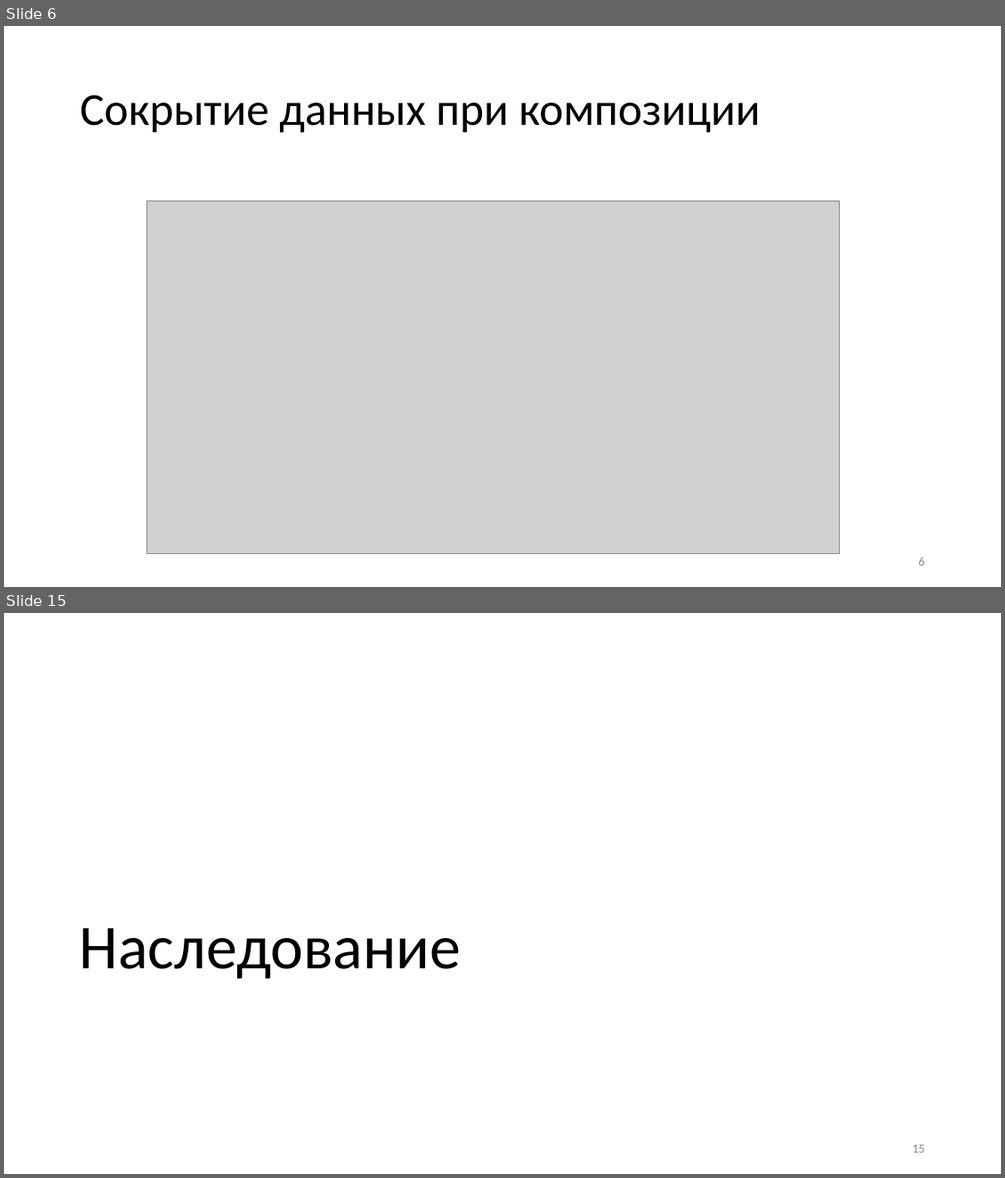
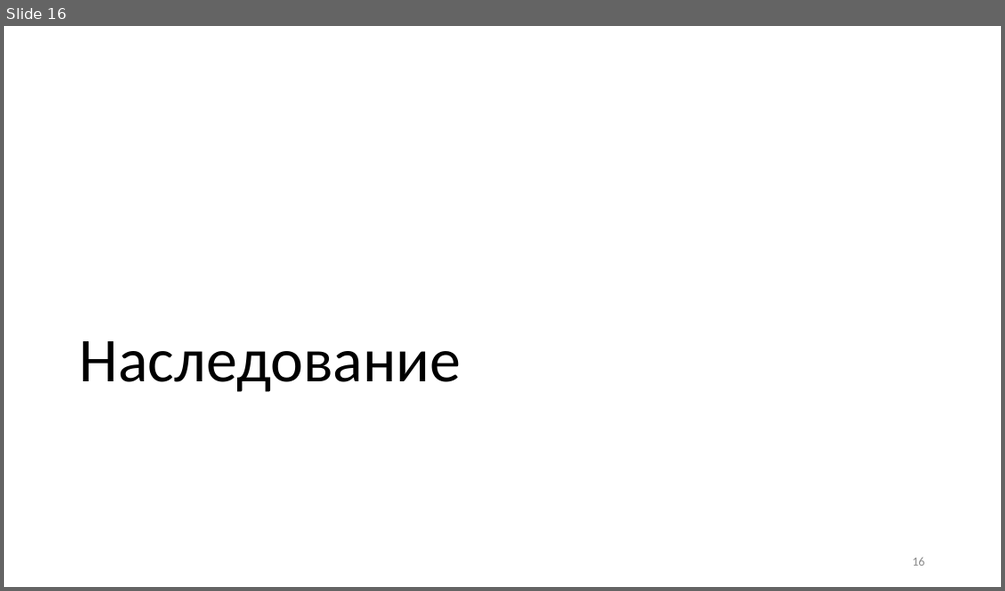
Before and after one commit to alexey-malov/ood, a slide deck: lectures/00.relations/Отношения между классами.pptx. Shown one above the other, each under a label of ours: slides 6 and 15 before the commit, slide 16 after it; the slides between them are not shown. The pictures are 1005x1178 and 1005x591 pixels, drawn with LibreOffice and Linux fonts; fonts in the diff are those of the drawing; grey boxes stand for pictures. Boxes give left, top, right and bottom in pixels: in the first picture for what was removed or moved away, otherwise in the second. Text is boxed around its words. In the diff, an @@ line names an element or a change of style, - is before the commit and + after.

```diff
--- a/lectures/00.relations/Отношения между классами.pptx
+++ b/lectures/00.relations/Отношения между классами.pptx
@@ slide 6 removed at <box>4,26,1001,587</box>, background #FFFFFF @@
@@ title removed at <box>80,95,760,133</box> @@
-Сокрытие данных при композиции
@@ picture removed at <box>146,200,839,553</box> @@
@@ page number removed at <box>918,557,924,565</box> @@
-6
@@ what was slide 15 is now slide 16 @@
```
Also in this commit, not shown: 11 slides changed, 4 slides added, 3 other slides removed, 1 other file.
